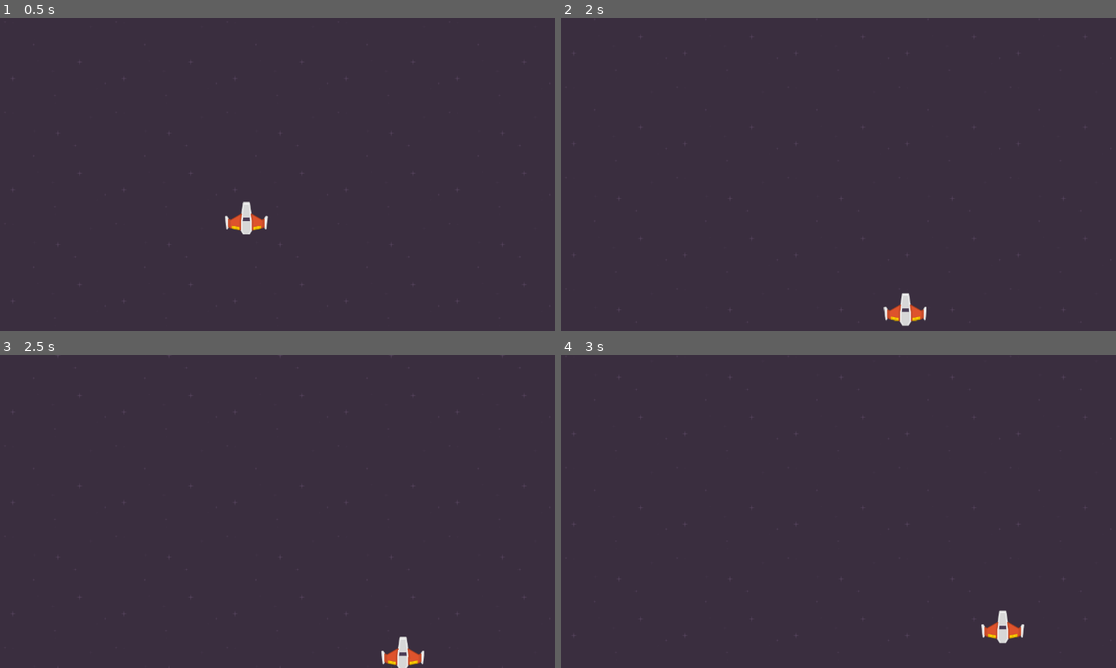
Above: before the commit, frames 1-4 (two rows, left to right).
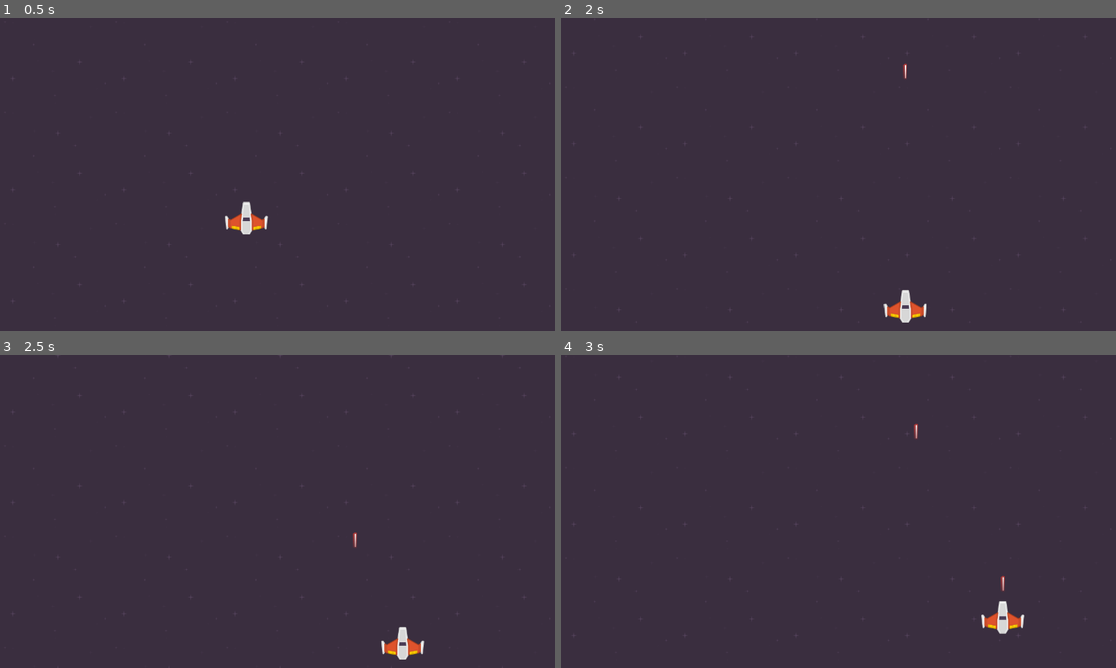
Above: after the commit, the same moments.

Repository: piyusharmap/starfire
Game: Godot game, scene res://scenes/world.tscn
Same seed, same stepped clock (60 frames per second), same inputs: the game is played once before the commit and once after it.
Inputs:
- Up to frame 1 (0.5 s): no input
- Up to frame 2 (2 s): hold D (player_right) 0.53-1.28 s; tap Space (player_shoot) at 0.6, 1.35 s; hold S (player_backward) from 1.28 s (still down)
- Up to frame 3 (2.5 s): release S (player_backward) at 2.03 s; hold D (player_right) from 2.03 s (still down); tap Space (player_shoot) at 2.1 s
- Up to frame 4 (3 s): release D (player_right) at 2.78 s; hold W (player_forward) from 2.78 s (still down); tap Space (player_shoot) at 2.85 s

Frame 1 is identical in both runs. In frame 2, 0.3% of the frame differs, in the area x 58-66%, y 14-99%; in frame 3, 0.6%; in frame 4, 0.7%, in the area x 63-84%, y 22-93%.

Commit message:
added game boundary and laser scene

Diff:
--- /dev/null
+++ b/scenes/boundaries.tscn
@@ -0,0 +1,35 @@
+[gd_scene load_steps=6 format=3 uid="uid://dbocyo1h040nc"]
+
+[ext_resource type="Script" path="res://scripts/boundaries.gd" id="1_e7ne5"]
+
+[sub_resource type="RectangleShape2D" id="RectangleShape2D_j272f"]
+
+[sub_resource type="RectangleShape2D" id="RectangleShape2D_axdu0"]
+
+[sub_resource type="RectangleShape2D" id="RectangleShape2D_r1f3m"]
+
+[sub_resource type="RectangleShape2D" id="RectangleShape2D_301mh"]
+
+[node name="Boundaries" type="Node2D"]
+script = ExtResource("1_e7ne5")
+boundary_tickness = 10.0
+
+[node name="BoundaryTop" type="StaticBody2D" parent="."]
+
+[node name="CollisionShape2D" type="CollisionShape2D" parent="BoundaryTop"]
+shape = SubResource("RectangleShape2D_j272f")
+
+[node name="BoundaryBottom" type="StaticBody2D" parent="."]
+
+[node name="CollisionShape2D" type="CollisionShape2D" parent="BoundaryBottom"]
+shape = SubResource("RectangleShape2D_axdu0")
+
+[node name="BoundaryLeft" type="StaticBody2D" parent="."]
+
+[node name="CollisionShape2D" type="CollisionShape2D" parent="BoundaryLeft"]
+shape = SubResource("RectangleShape2D_r1f3m")
+
+[node name="BoundaryRight" type="StaticBody2D" parent="."]
+
+[node name="CollisionShape2D" type="CollisionShape2D" parent="BoundaryRight"]
+shape = SubResource("RectangleShape2D_301mh")
--- /dev/null
+++ b/scenes/laser.tscn
@@ -0,0 +1,18 @@
+[gd_scene load_steps=4 format=3 uid="uid://s3qlb6fgj6yo"]
+
+[ext_resource type="Script" path="res://scripts/laser.gd" id="1_gm5ss"]
+[ext_resource type="Texture2D" uid="uid://lln6koelts2c" path="res://assets/textures/laser/laser1.png" id="1_ok3nf"]
+
+[sub_resource type="CapsuleShape2D" id="CapsuleShape2D_rwg8f"]
+radius = 4.0
+height = 34.0
+
+[node name="Laser" type="Area2D"]
+script = ExtResource("1_gm5ss")
+
+[node name="Sprite2D" type="Sprite2D" parent="."]
+texture_filter = 1
+texture = ExtResource("1_ok3nf")
+
+[node name="CollisionShape2D" type="CollisionShape2D" parent="."]
+shape = SubResource("CapsuleShape2D_rwg8f")
--- a/scenes/player_ship.tscn
+++ b/scenes/player_ship.tscn
@@ -4,12 +4,17 @@
 [ext_resource type="Script" path="res://scripts/player_ship.gd" id="1_mvy4v"]
 
 [sub_resource type="CircleShape2D" id="CircleShape2D_iyb5s"]
+radius = 51.0098
 
-[node name="PlayerShip" type="CharacterBody2D"]
+[node name="PlayerShip" type="CharacterBody2D" node_paths=PackedStringArray("laser_origin_marker")]
 script = ExtResource("1_mvy4v")
+laser_origin_marker = NodePath("LaserOriginMarker")
 
 [node name="Sprite2D" type="Sprite2D" parent="."]
 texture = ExtResource("1_307pd")
 
 [node name="CollisionShape2D" type="CollisionShape2D" parent="."]
 shape = SubResource("CircleShape2D_iyb5s")
+
+[node name="LaserOriginMarker" type="Marker2D" parent="."]
+position = Vector2(0, -46)
--- a/scenes/world.tscn
+++ b/scenes/world.tscn
@@ -1,7 +1,8 @@
-[gd_scene load_steps=4 format=3 uid="uid://colq4al2i4475"]
+[gd_scene load_steps=5 format=3 uid="uid://colq4al2i4475"]
 
 [ext_resource type="Script" path="res://scripts/world.gd" id="1_40tvu"]
 [ext_resource type="Texture2D" uid="uid://cgrxtj0j8l3k3" path="res://assets/textures/backgrounds/bg_purple.png" id="2_1e6vs"]
+[ext_resource type="PackedScene" uid="uid://dbocyo1h040nc" path="res://scenes/boundaries.tscn" id="3_4oslh"]
 [ext_resource type="PackedScene" uid="uid://bc1wkvgp6llvy" path="res://scenes/player_ship.tscn" id="3_fa62x"]
 
 [node name="World" type="Node2D"]
@@ -20,5 +21,11 @@
 region_enabled = true
 region_rect = Rect2(0, 0, 1280, 720)
 
+[node name="Boundaries" parent="." instance=ExtResource("3_4oslh")]
+
 [node name="PlayerShip" parent="." instance=ExtResource("3_fa62x")]
 position = Vector2(568, 461)
+
+[node name="Lasers" type="Node2D" parent="."]
+
+[connection signal="shoot" from="PlayerShip" to="." method="_on_player_ship_shoot"]
--- /dev/null
+++ b/scripts/boundaries.gd
@@ -0,0 +1,21 @@
+extends Node2D
+
+@onready var boundary_top := $BoundaryTop
+@onready var boundary_bottom := $BoundaryBottom
+@onready var boundary_left := $BoundaryLeft
+@onready var boundary_right := $BoundaryRight
+
+@export var boundary_tickness := 20.0
+
+func _ready() -> void:
+	var screen_size := get_viewport_rect().size
+
+	set_boundary(boundary_top, Vector2(screen_size.x/2, 0), Vector2(screen_size.x, boundary_tickness))
+	set_boundary(boundary_bottom, Vector2(screen_size.x/2, screen_size.y), Vector2(screen_size.x, boundary_tickness))
+	set_boundary(boundary_left, Vector2(0, screen_size.y/2), Vector2(boundary_tickness, screen_size.y))
+	set_boundary(boundary_right, Vector2(screen_size.x, screen_size.y/2), Vector2(boundary_tickness, screen_size.y))
+
+func set_boundary(boundary: StaticBody2D, boundary_position: Vector2, boundary_size: Vector2) -> void:
+	boundary.position = boundary_position
+	var shape = boundary.get_children()[0].shape
+	shape.size = boundary_size
--- /dev/null
+++ b/scripts/laser.gd
@@ -0,0 +1,6 @@
+extends Area2D
+
+@export var laser_speed = 500.0
+
+func _process(delta: float) -> void:
+	position += Vector2(0, -laser_speed) * delta
--- a/scripts/player_ship.gd
+++ b/scripts/player_ship.gd
@@ -1,12 +1,15 @@
 extends CharacterBody2D
 
-@export var SPEED := 300.0
+@export var speed := 300.0
 
+signal shoot(laser_origin: Vector2)
 
-func _physics_process(delta: float) -> void:
+@export var laser_origin_marker: Marker2D
+
+func _physics_process(_delta: float) -> void:
 	var input_direction = Input.get_vector("player_left", "player_right", "player_forward", "player_backward")
-	velocity = input_direction * SPEED
+	velocity = input_direction * speed
 	move_and_slide()
 
 	if Input.is_action_just_pressed("player_shoot"):
-		pass
+		shoot.emit(laser_origin_marker.global_position)
--- a/scripts/world.gd
+++ b/scripts/world.gd
@@ -1,11 +1,17 @@
 extends Node2D
 
 @onready var parallax_bg: ParallaxBackground = $ParallaxBackground
+@onready var laser_scene: PackedScene = load("res://scenes/laser.tscn")
 
-@export var SCROLL_SPEED := 100.0
+@export var scroll_speed := 100.0
 
 func _ready() -> void:
 	pass
 
 func _process(delta: float) -> void:
-	parallax_bg.scroll_offset.y += SCROLL_SPEED * delta
+	parallax_bg.scroll_offset.y += scroll_speed * delta
+
+func _on_player_ship_shoot(laser_origin: Vector2) -> void:
+	var laser = laser_scene.instantiate()
+	$Lasers.add_child(laser)
+	laser.position = laser_origin
Binary file changed: assets/textures/laser/laser1.png
Not shown, changed: assets/textures/laser/laser1.png.import
Binary file changed: assets/textures/laser/laser2.png
Not shown, changed: assets/textures/laser/laser2.png.import
Binary file removed: assets/textures/laser/laser3.png
Binary file removed: assets/textures/laser/laser4.png
Not shown, removed: assets/textures/laser/laser4.png.import
Binary file added: assets/textures/laser/laser_burst.png
Not shown, changed: assets/textures/laser/laser_burst.png.import
Not shown, added: scenes/bou1ECD.tmp
